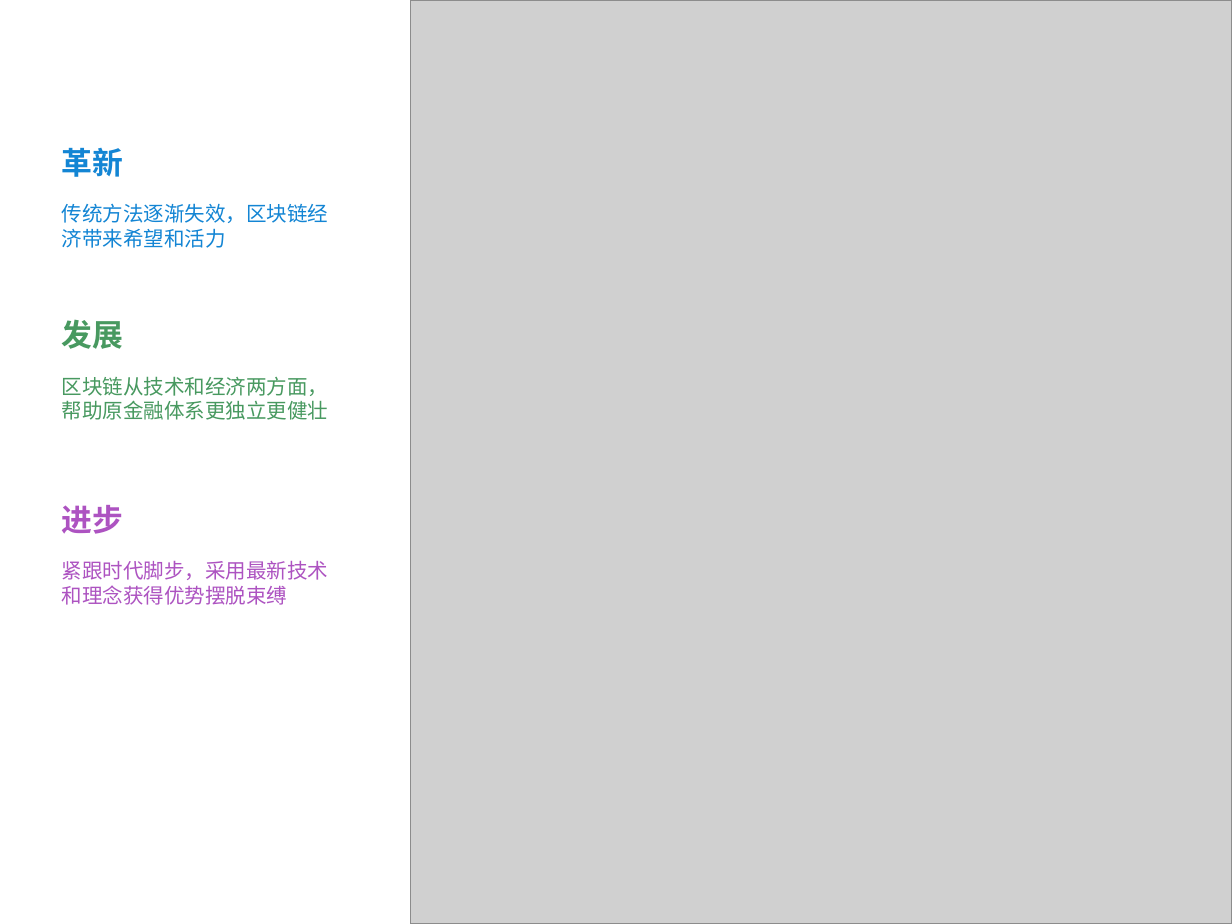
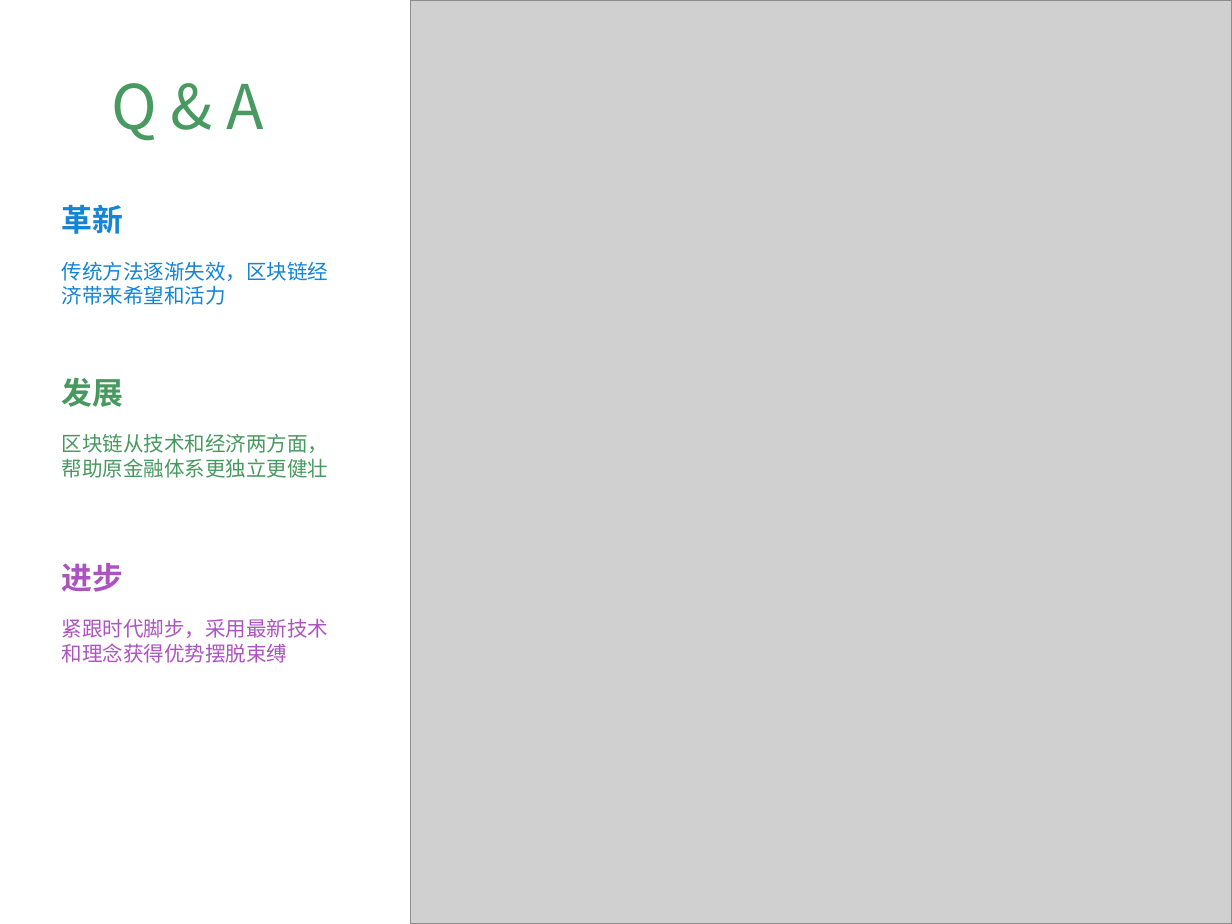
Before and after one commit to Catfeeds/DOC, a slide deck: slide 27 of A阿曼/proposal for Oman.pptx (slide 19 before the commit). Drawn at 1232x924 pixels with LibreOffice and Linux fonts; fonts in the diff are those of the drawing; grey boxes stand for pictures; background and template pictures are left out. Boxes give left, top, right and bottom in pixels: in the first picture for what was removed or moved away, otherwise in the second. Text is boxed around its words. In the diff, an @@ line names an element or a change of style, - is before the commit and + after.

```diff
--- a/A阿曼/proposal for Oman.pptx
+++ b/A阿曼/proposal for Oman.pptx
@@ text "革新": place and size @@
-text "革新" at [62,148,329,605]
+text "革新" at [62,205,329,663]
@@ text added at [111,83,263,141], 36 pt, text #489A60 @@
+Q & A
```
Also in this commit, not shown: 4 other slides changed, 8 slides added, 11 slides removed, 2 other files.
